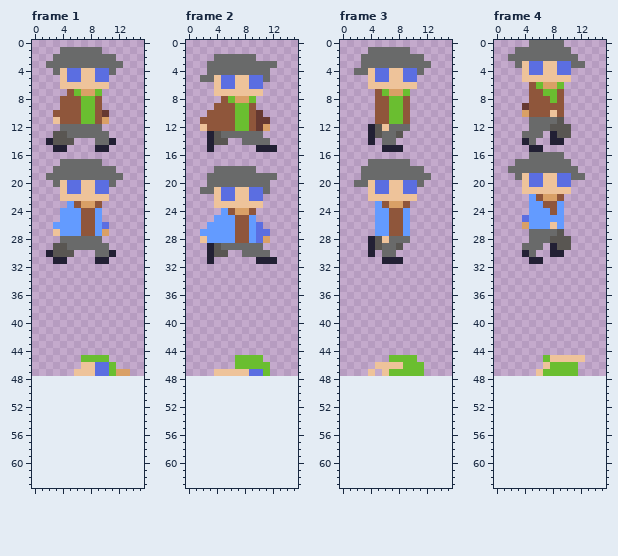
Pixel-art file, stored at GFX/Aseprite files/Walk.aseprite. The first picture shows the starting point.
16x48 pixels, 8 frames. Shown: frame 1, frame 2, frame 3, frame 4. The old version is drawn lined up with the new one, on the new canvas. The commit also changed other frames, which this record leaves out.
After the commit:
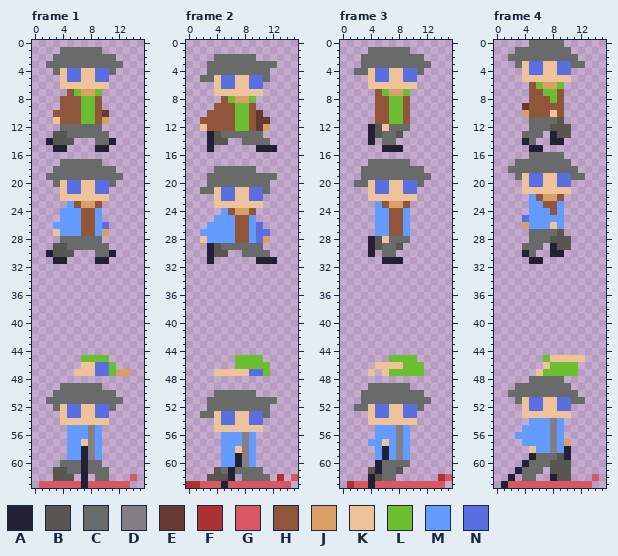
Palette (. is transparent): A #222034  B #595652  C #696a6a  D #847e87  E #663931  F #ac3232  G #d95763  H #8f563b  J #d9a066  K #eec39a  L #6abe30  M #639bff  N #5b6ee1
What changed:
canvas 16x48 -> 16x64
--- frame 1
@@ x 0..15 @@
 48 ................
-49 ................
-50 ................
-51 ................
-52 ................
-53 ................
-54 ................
-55 ................
-56 ................
-57 ................
-58 ................
-59 ................
-60 ................
-61 ................
-62 ................
-63 ................
+49 ....CCCCCC......
+50 ...CCCCCCCCC....
+51 ..CCCCCCCCCCC...
+52 ...CKNNKKNNC....
+53 ....KNNKKNN.....
+54 ....KKKKKKK.....
+55 .....MMMDM......
+56 .....MMMDM......
+57 .....MMKDM......
+58 .....MMADM......
+59 .....MMADM......
+60 ....CCCACC......
+61 ...BBCCACCC.....
+62 ...BBB.A.CC...G.
+63 .GGGGGGAGGGGGG..
--- frame 2
@@ x 0..15 @@
 49 ................
-50 ................
-51 ................
-52 ................
-53 ................
-54 ................
-55 ................
-56 ................
-57 ................
-58 ................
-59 ................
-60 ................
-61 ................
-62 ................
-63 ................
+50 ....CCCCCC......
+51 ...CCCCCCCCCC...
+52 ...CCCCCCCCC....
+53 ..CCKNNKKNNC....
+54 ....KNNKKNN.....
+55 ....KKKKKKK.....
+56 .....MMMDM......
+57 .....MMMDM......
+58 .....MMKDM......
+59 .....MMADM......
+60 .....MMADM......
+61 ....BCACCCC.....
+62 ...BBBA.CCCC.F.G
+63 FFGGGAGGGGGGGGG.
--- frame 3
@@ x 0..15 @@
 48 ................
-49 ................
-50 ................
-51 ................
-52 ................
-53 ................
-54 ................
-55 ................
-56 ................
-57 ................
-58 ................
-59 ................
-60 ................
-61 ................
-62 ................
-63 ................
+49 ....CCCCCC......
+50 ...CCCCCCCCC....
+51 ...CCCCCCCCCC...
+52 ..CCKNNKKNNC....
+53 ....KNNKKNN.....
+54 ....KKKKKKK.....
+55 .....MMMDM......
+56 .....MMMDM......
+57 ....MMKMDM......
+58 .....MAMDM......
+59 .....MAMDM......
+60 .....ACCCC......
+61 ....BACCB.......
+62 ....ABCC......FG
+63 .FGGAGGGGGGGGGG.
--- frame 4
@@ x 0..15 @@
 47 ......KLLLLL....
-48 ................
-49 ................
-50 ................
-51 ................
-52 ................
-53 ................
-54 ................
-55 ................
-56 ................
-57 ................
-58 ................
-59 ................
-60 ................
-61 ................
-62 ................
-63 ................
+48 .....CCCCC......
+49 ...CCCCCCCC.....
+50 ..CCCCCCCCCC....
+51 ...CKNNKKNNCC...
+52 ....KNNKKNN.....
+53 ....KKKKKKK.....
+54 .....MMMDM......
+55 ....MMMMDM......
+56 ...MMMMMDM......
+57 ....MMMMDMJ.....
+58 .....KMMDMA.....
+59 .....ACCCBA.....
+60 ....ACCCBBB.....
+61 ...ACCC.BBB.....
+62 ..A.CC..ABB...G.
+63 .AGGGGGGGGGGGG..
Changed places in both pictures, as pixel boxes (x1, y1, x2, y2):
added: (39, 383, 137, 488)
added: (186, 390, 298, 488)
added: (347, 383, 452, 488)
added: (501, 376, 599, 488)
